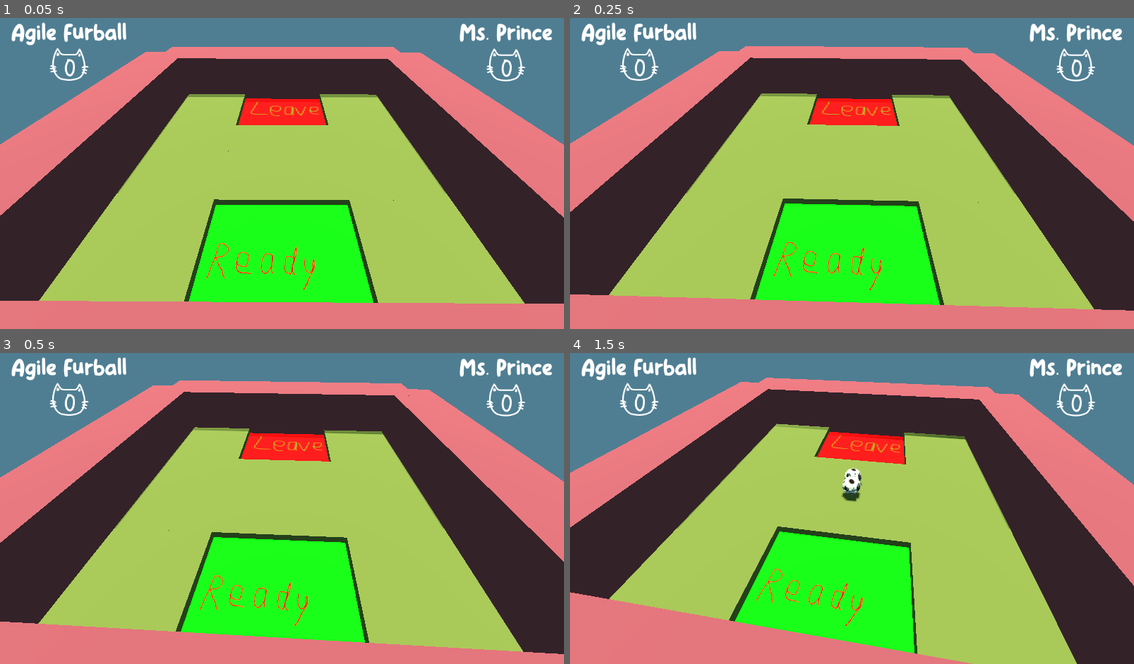
Above: before the commit, frames 1-4 (two rows, left to right).
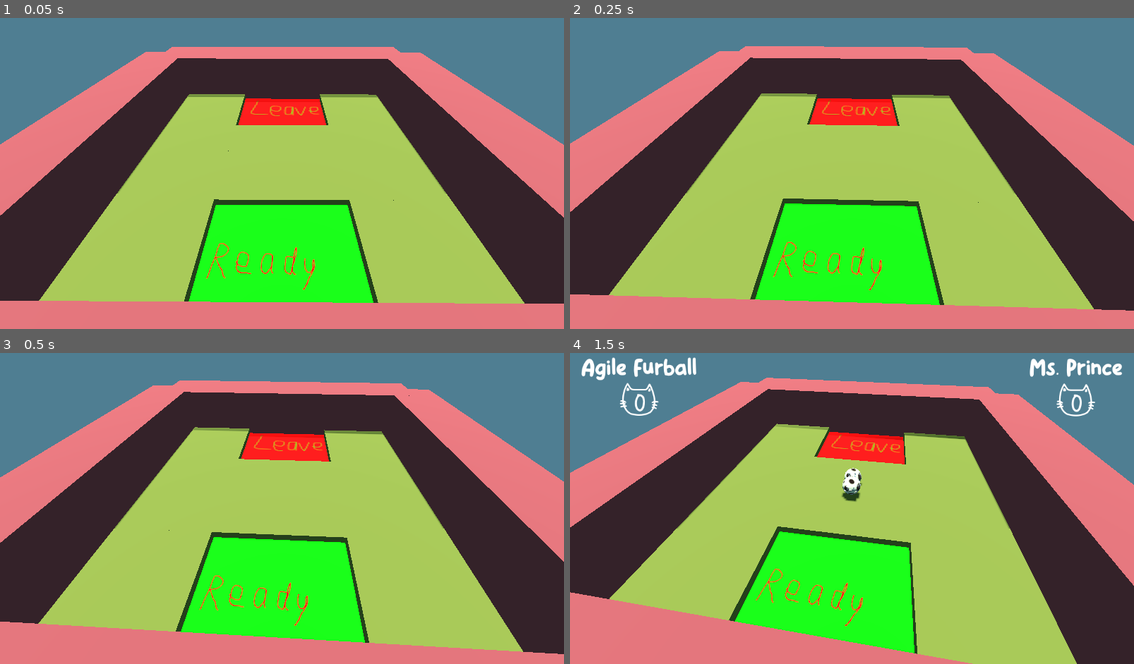
Above: after the commit, the same moments.

Repository: HedgeLizards/ggj24
Game: Godot game, scene res://scenes/main.tscn
Two runs of this game, one before a commit and one after it. Both use one fixed random seed, a clock stepped at 60 frames per second and the inputs below.
Inputs:
- Up to frame 1 (0.05 s): no input
- Up to frame 2 (0.25 s): no input
- Up to frame 3 (0.5 s): no input
- Up to frame 4 (1.5 s): tap Enter at 0.5 s; tap W (join_0) at 0.6 s; tap Up (join_1) at 1.35 s

The runs differ from the first frame. In frame 1, 1.5% of the frame differs, in the area x 2-98%, y 1-21%; in frame 2, 1.5%; in frame 3, 1.5%; in frame 4, nothing differs.

Commit message:
start catless

Diff:
--- a/code/main.gd
+++ b/code/main.gd
@@ -45,8 +45,8 @@
 	print("meow")
 	var cat = Cat.instantiate()
 	cat.player_id = id
+	%Players.add_child(cat)
 	cat.go_to(Vector3(0, 5, 0))
-	%Players.add_child(cat)
 
 func _on_in_game_body_exited(body):
 	if state != State.PLAYING:
--- a/code/ui.gd
+++ b/code/ui.gd
@@ -9,9 +9,6 @@
 		label.add_theme_font_size_override('font_size',
 			label.get_theme_font_size('font_size') * screen_scale
 		)
-
-	add_player(0)
-	add_player(1)
 
 	InputHandler.player_joined.connect(add_player)
 	#InputHandler.player_left.connect(remove_player)
